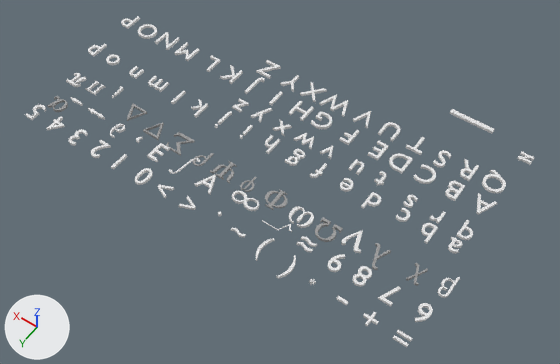
The COLLADA model resources/3D/all.dae as it was, and as the next commit left it.
Rendered twice from a 50 mm lens placed at (-10.59, 17.9, 20.2), pointed at (-0.98, 4.43, -0.96). Arrows for +X, +Y and +Z are at lower left; the lights stay in place. Where no turn or scale is listed for an object, it has been applied to the vertices. Vertices at the same position are counted once.

The scene before the commit, as lines of its bpy script (objects in view):
```python
ob_a_1 = bpy.data.objects.new('_A_', me_mesh_054)
ob_a_1.location = (-7.36, 2.37, 0.46)
ob_beta = bpy.data.objects.new('_beta_', me_plane_009)
ob_beta.location = (-7.8, 5.41, 0.07)
ob_divide = bpy.data.objects.new('_divide_', me_cube_001)
ob_divide.location = (-5.52, -0.37, 0.76)
ob_divide.scale = (0.794, 0.0761, 0.05)
ob_exist = bpy.data.objects.new('_exist_', me_mesh_025)
ob_exist.location = (2.6, 6.51, 0.17)
ob_ne = bpy.data.objects.new('_ne_', me_mesh_080)
ob_ne.location = (-7.58, -0.61, 0.01)
ob_omega_1 = bpy.data.objects.new('_omega_', me_plane_015)
ob_omega_1.location = (-2.55, 5.44, -0.61)
ob_pi_1 = bpy.data.objects.new('_Pi_', me_plane_004)
ob_pi_1.location = (6.53, 5.45, 0.05)
ob_radic = bpy.data.objects.new('_radic_', me_plane_001)
ob_radic.location = (-2.5, 6.46, -0.02)
```
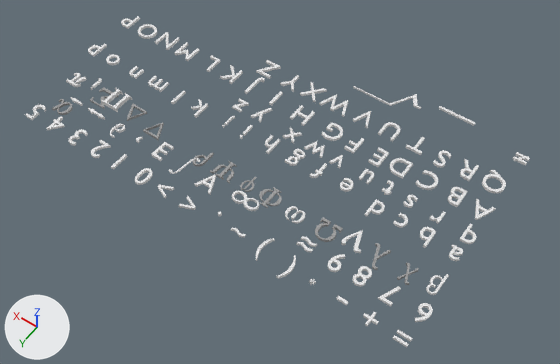
Where the newer file only moved an object's origin or applied its transform, the numbers keep the older frame.

The change, as a diff of the scene's bpy script:
```diff
--- a/resources/3D/all.dae.py
+++ b/resources/3D/all.dae.py
@@ me_plane_001 @@
 me_plane_001.from_pydata(...)  # 20 vertices, 36 faces; spans x -0.352..0.655, y -0.27..0.182, z -0.017..0.017
+# me_plane_001 part 1: the whole mesh is scaled about its middle by (2.5, 2.22, 2.14), then moved by (0.057, -7.012, 0.0)
@@ me_plane_009 @@
 me_plane_009.from_pydata(...)  # 236 vertices, 472 faces; spans x -0.169..0.225, y -0.462..0.39, z -0.05..0.05
+# me_plane_009 part 2: the whole mesh is moved by (0.317, 0.115, 0.0)
@@ me_plane_015 @@
 me_plane_015.from_pydata(...)  # 296 vertices, 588 faces; spans x -0.407..0.407, y -0.312..0.348, z -0.05..0.05
+# me_plane_015 part 3: the whole mesh is scaled about its middle by 0.809, then moved by (0.215, 0.039, 0.0)
@@ me_mesh_054 @@
 me_mesh_054.from_pydata(...)  # 22 vertices, 44 faces; spans x -0.331..0.336, y -0.307..0.379, z -0.05..0.05
+# me_mesh_054 part 4: the whole mesh is moved by (-0.057, 0.23, 0.0)
@@ me_cube_001 @@
 me_cube_001.from_pydata(...)  # 8 vertices, 12 faces; spans x -1.0..1.0, y -1.0..1.0, z -1.0..1.0
 # used by ob_divide; location = (-5.52, -0.37, 0.76); scale = (0.794, 0.0761, 0.05)
+# me_cube_001 part 5: the whole mesh is scaled about its middle by (0.794, 0.0761, 0.05)
@@ me_plane_004 @@
 me_plane_004.from_pydata(...)  # 156 vertices, 308 faces; spans x -0.255..0.256, y -0.256..0.238, z -0.05..0.05
+# me_plane_004 part 6: the whole mesh is scaled about its middle by 1.54, then moved by (-1.032, -0.004, 0.0)
@@ ob_ne @@
 ob_ne = bpy.data.objects.new('_ne_', me_mesh_080)
-ob_ne.location = (-7.58, -0.61, 0.01)
+ob_ne.location = (-7.46, -0.49, 0.01)
@@ ob_exist @@
 ob_exist = bpy.data.objects.new('_exist_', me_mesh_025)
-ob_exist.location = (2.6, 6.51, 0.17)
+ob_exist.location = (2.52, 6.39, 0.17)
@@ ob_a @@
 ob_a = bpy.data.objects.new('_a_', me_mesh_028)
-ob_a.location = (-7.34, 4.23, 0.46)
+ob_a.location = (-7.49, 4.46, 0.46)
@@ ob_b @@
 ob_b = bpy.data.objects.new('_b_', me_mesh_029)
-ob_b.location = (-6.46, 4.25, 0.46)
+ob_b.location = (-6.5, 4.42, 0.46)
@@ ob_c @@
 ob_c = bpy.data.objects.new('_c_', me_mesh_030)
-ob_c.location = (-5.54, 4.17, 0.46)
+ob_c.location = (-5.59, 4.39, 0.46)
@@ ob_d @@
 ob_d = bpy.data.objects.new('_d_', me_mesh_031)
-ob_d.location = (-4.43, 4.25, 0.46)
+ob_d.location = (-4.68, 4.45, 0.46)
@@ ob_j @@
 ob_j = bpy.data.objects.new('_j_', me_mesh_037)
-ob_j.location = (1.56, 4.23, 0.46)
+ob_j.location = (1.35, 4.2, 0.46)
@@ ob_t @@
 ob_t = bpy.data.objects.new('_t_', me_mesh_047)
-ob_t.location = (-4.17, 3.18, 0.46)
+ob_t.location = (-4.56, 3.37, 0.46)
@@ ob_u @@
 ob_u = bpy.data.objects.new('_u_', me_mesh_048)
-ob_u.location = (-3.31, 3.35, 0.46)
+ob_u.location = (-3.78, 3.48, 0.46)
@@ ob_v @@
 ob_v = bpy.data.objects.new('_v_', me_mesh_049)
-ob_v.location = (-2.19, 3.36, 0.46)
+ob_v.location = (-2.67, 3.53, 0.46)
@@ ob_w @@
 ob_w = bpy.data.objects.new('_w_', me_mesh_050)
-ob_w.location = (-1.29, 3.38, 0.46)
+ob_w.location = (-1.79, 3.49, 0.46)
@@ ob_x @@
 ob_x = bpy.data.objects.new('_x_', me_mesh_051)
-ob_x.location = (-0.32, 3.39, 0.46)
+ob_x.location = (-0.79, 3.47, 0.46)
@@ ob_b_1 @@
 ob_b_1 = bpy.data.objects.new('_B_', me_mesh_055)
-ob_b_1.location = (-6.35, 2.37, 0.46)
+ob_b_1.location = (-6.53, 2.54, 0.46)
@@ ob_c_1 @@
 ob_c_1 = bpy.data.objects.new('_C_', me_mesh_056)
-ob_c_1.location = (-5.34, 2.35, 0.46)
+ob_c_1.location = (-5.51, 2.52, 0.46)
@@ ob_d_1 @@
 ob_d_1 = bpy.data.objects.new('_D_', me_mesh_057)
-ob_d_1.location = (-4.36, 2.38, 0.46)
+ob_d_1.location = (-4.47, 2.55, 0.46)
@@ ob_e_1 @@
 ob_e_1 = bpy.data.objects.new('_E_', me_mesh_058)
-ob_e_1.location = (-3.54, 2.35, 0.46)
+ob_e_1.location = (-3.7, 2.6, 0.46)
@@ ob_f_1 @@
 ob_f_1 = bpy.data.objects.new('_F_', me_mesh_059)
-ob_f_1.location = (-2.42, 2.42, 0.46)
+ob_f_1.location = (-2.76, 2.64, 0.46)
@@ ob_g_1 @@
 ob_g_1 = bpy.data.objects.new('_G_', me_mesh_060)
-ob_g_1.location = (-1.27, 2.31, 0.46)
+ob_g_1.location = (-1.85, 2.53, 0.46)
@@ ob_h_1 @@
 ob_h_1 = bpy.data.objects.new('_H_', me_mesh_061)
-ob_h_1.location = (-0.4, 2.35, 0.46)
+ob_h_1.location = (-0.56, 2.51, 0.46)
@@ ob_divide @@
 ob_divide = bpy.data.objects.new('_divide_', me_cube_001)
-ob_divide.location = (-5.52, -0.37, 0.76)
-ob_divide.scale = (0.794, 0.0761, 0.05)
+ob_divide.location = (-4.99, -0.3, 0.76)
+ob_divide.scale = (-0.841, 0.576, 0.841)
```

Changed parts and their boxes (x1, y1, x2, y2) in the pictures (560 x 364 px):
'_Pi_', mesh rescaled (45% wider, 56% taller)
    before: (85, 81, 106, 96)
    after: (101, 88, 132, 112)
'_D_', moved
    before: (389, 153, 413, 174)
    after: (389, 158, 413, 179)
'_B_', moved
    before: (445, 181, 465, 201)
    after: (448, 187, 468, 207)
'_omega_', mesh rescaled (19% narrower, 17% shorter)
    before: (289, 206, 314, 228)
    after: (285, 206, 305, 224)
'_G_', moved
    before: (311, 111, 332, 129)
    after: (322, 123, 343, 141)
'_beta_', mesh moved
    before: (437, 277, 460, 298)
    after: (426, 274, 449, 295)
'_C_', moved
    before: (413, 164, 436, 184)
    after: (415, 170, 438, 190)
'_H_', moved
    before: (289, 101, 314, 121)
    after: (290, 105, 315, 126)
'_divide_', moved, rescaled (18% narrower, 19% shorter)
    before: (450, 109, 494, 134)
    after: (439, 106, 475, 126)
'_A_', mesh moved
    before: (477, 193, 497, 215)
    after: (475, 199, 496, 220)
'_E_', moved
    before: (368, 141, 389, 160)
    after: (368, 148, 389, 167)
'_d_', moved
    before: (361, 192, 381, 209)
    after: (365, 199, 385, 216)
'_exist_', moved
    before: (147, 143, 170, 162)
    after: (151, 142, 174, 161)
'_radic_', mesh rescaled
    before: (262, 220, 292, 232)
    after: (353, 86, 421, 109)
'_b_', moved
    before: (421, 223, 438, 244)
    after: (420, 227, 436, 248)
'_w_', moved
    before: (294, 133, 314, 149)
    after: (304, 141, 325, 158)
'_F_', moved
    before: (339, 130, 359, 145)
    after: (344, 138, 364, 154)
'_a_', moved
    before: (448, 237, 463, 254)
    after: (449, 245, 463, 261)
'_u_', moved
    before: (349, 159, 364, 175)
    after: (359, 169, 374, 184)
'_x_', moved
    before: (273, 120, 292, 136)
    after: (282, 128, 302, 143)
'_c_', moved
    before: (396, 208, 410, 222)
    after: (393, 213, 408, 228)
'_ne_', moved
    before: (517, 151, 535, 165)
    after: (513, 152, 530, 165)
'_t_', moved
    before: (374, 171, 386, 186)
    after: (382, 180, 394, 195)
'_v_', moved
    before: (320, 146, 333, 159)
    after: (329, 155, 343, 169)
'_j_', moved
    before: (215, 111, 232, 128)
    after: (222, 116, 235, 128)
